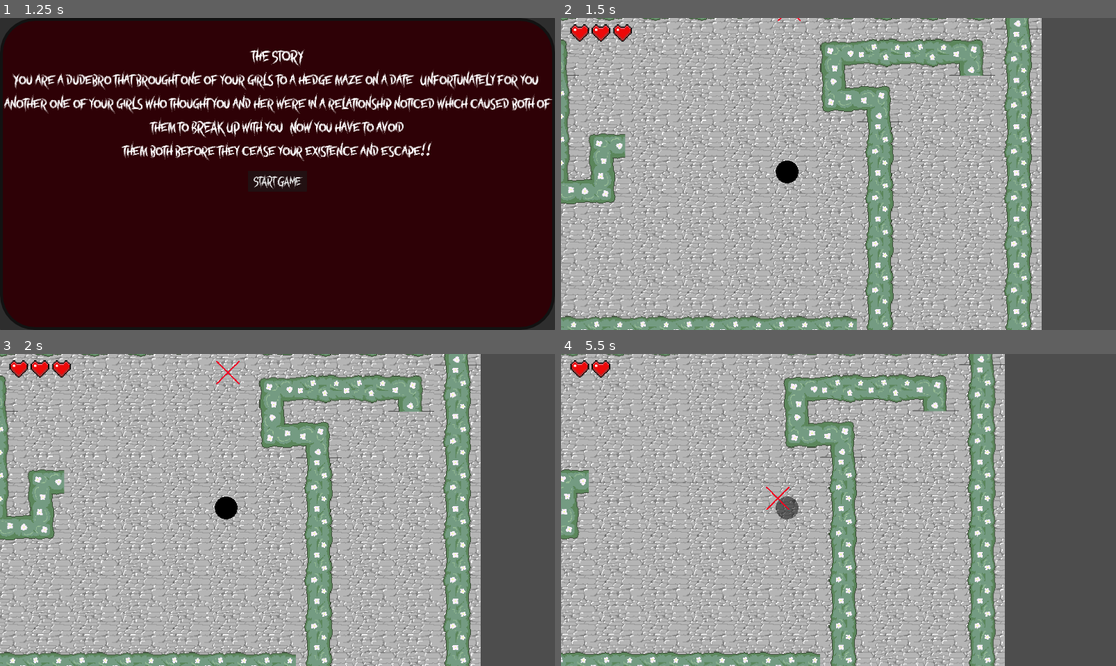
Above: before the commit, frames 1-4 (two rows, left to right).
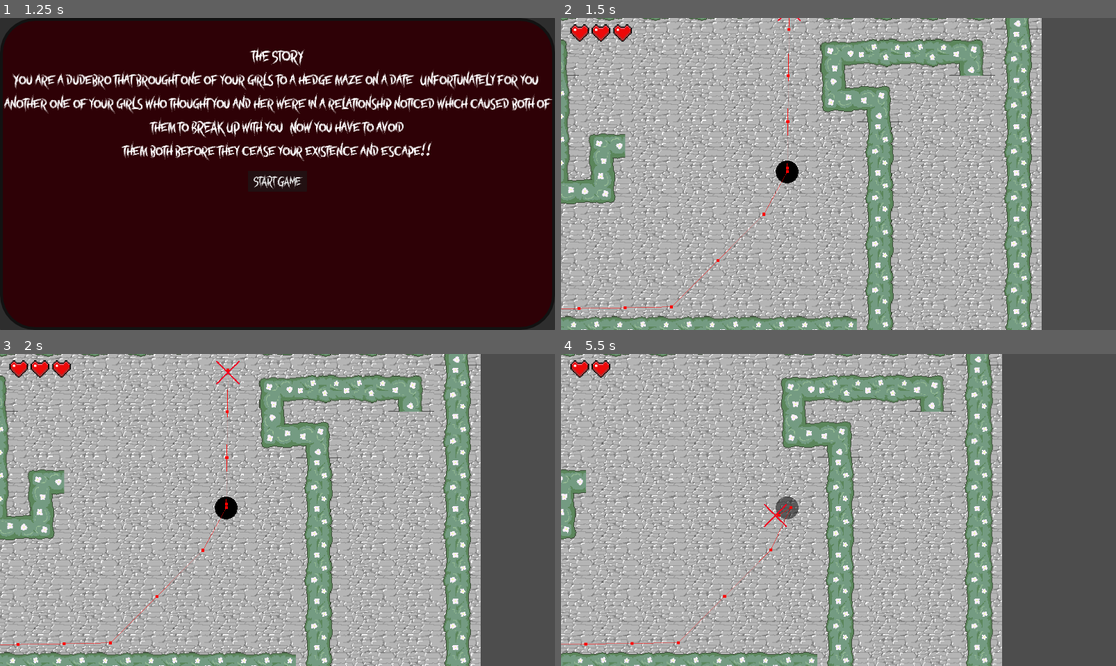
Above: after the commit, the same moments.

Repository: JoshKroft/2025GameJamSpring
Game: Godot game, scene res://Menus/StartMenu.tscn
The game is run twice, just before and just after one commit, with the same random seed, the same clock (stepped at 60 frames per second) and the same inputs.
Inputs:
- Up to frame 1 (1.25 s): click "START" at 0.5 s
- Up to frame 2 (1.5 s): click "START GAME" at 1.25 s
- Up to frame 3 (2 s): no input
- Up to frame 4 (5.5 s): hold D (right) 2.03-2.78 s; hold S (down) 2.78-3.53 s; hold D (right) 3.53-4.28 s; hold W (up) 4.28-5.03 s; hold A (left) from 5.03 s (still down)

Frame 1 is identical in both runs. In frame 2, 0.2% of the frame differs, in the area x 0-42%, y 0-94%; in frame 3, 0.2%; in frame 4, 30%, in the area x 0-80%, y 0-100%.

Commit message:
navigation changed a bit

Diff:
--- a/2025 Game Jam.tscn
+++ b/2025 Game Jam.tscn
@@ -10,22 +10,28 @@
 outlines = Array[PackedVector2Array]([PackedVector2Array(-31.9465, -32.6409, 32.3433, -32.6409, 31.748, 32.2441, -32.1449, 32.2441)])
 agent_radius = 0.0
 
-[sub_resource type="NavigationPolygon" id="NavigationPolygon_xk3fe"]
-vertices = PackedVector2Array(-16.8672, 32.2422, -31.9453, 32.6406, -33.3359, -32.4453, -16.8672, -13.9922, 32.1484, -31.8438, 32.3438, -14.5859, 31.75, 31.8438, 15.875, 31.25, 15.2813, 17.1641, 31.9453, 17.1641)
-polygons = Array[PackedInt32Array]([PackedInt32Array(0, 1, 2, 3), PackedInt32Array(3, 2, 4, 5), PackedInt32Array(6, 7, 8, 9)])
-outlines = Array[PackedVector2Array]([PackedVector2Array(-33.3354, -32.4425, 32.1449, -31.8472, 32.3433, -14.5842, -16.8661, -13.989, -16.8661, 32.2441, -31.9465, 32.6409), PackedVector2Array(15.2787, 17.1638, 15.874, 31.252, 31.748, 31.8472, 31.9464, 17.1638)])
-agent_radius = 0.0
-
-[sub_resource type="NavigationPolygon" id="NavigationPolygon_s1ahg"]
-vertices = PackedVector2Array(31.5469, 32.0469, -32.1484, 31.8438, -32.3438, 19.9453, 31.75, 19.1484, 31.75, -18.3516, -31.9453, -18.5547, -32.3438, -32.2422, 31.9453, -32.4453)
+[sub_resource type="NavigationPolygon" id="NavigationPolygon_x184b"]
+vertices = PackedVector2Array(31.6484, 31.1563, -32.2422, 31.75, -31.8438, 23.0156, 32.2422, 22.6172, 31.8438, -25.9922, -32.2422, -26.3906, -32.0469, -32.1484, 32.0469, -32.1484)
 polygons = Array[PackedInt32Array]([PackedInt32Array(0, 1, 2, 3), PackedInt32Array(4, 5, 6, 7)])
-outlines = Array[PackedVector2Array]([PackedVector2Array(-32.3433, -32.2441, 31.9464, -32.4425, 31.748, -18.3543, -31.9465, -18.5528), PackedVector2Array(-32.3433, 19.9417, 31.748, 19.148, 31.5496, 32.0457, -32.1449, 31.8472)])
-agent_radius = 0.0
-
-[sub_resource type="NavigationPolygon" id="NavigationPolygon_wv2q4"]
-vertices = PackedVector2Array(-31.9453, 32.6406, -33.3359, -32.4453, -16.0703, -32.0469, -15.6719, 16.3672, 32.3438, 31.8438, 32.3438, 15.5781, 31.9453, -15.9766, 17.4609, -16.1719, 16.0703, -31.4531, 31.5469, -32.2422)
-polygons = Array[PackedInt32Array]([PackedInt32Array(0, 1, 2, 3), PackedInt32Array(4, 0, 3, 5), PackedInt32Array(6, 7, 8, 9)])
-outlines = Array[PackedVector2Array]([PackedVector2Array(-33.3354, -32.4425, -16.0724, -32.0457, -15.6756, 16.3701, 32.3433, 15.5764, 32.3433, 31.8472, -31.9465, 32.6409), PackedVector2Array(17.4614, -16.1716, 16.0724, -31.4504, 31.5496, -32.2441, 31.9464, -15.9732)])
+outlines = Array[PackedVector2Array]([PackedVector2Array(-31.8472, 23.0173, 32.2441, 22.6205, 31.6488, 31.1527, -32.2441, 31.748), PackedVector2Array(-32.0457, -32.1449, 32.0457, -32.1449, 31.8472, -25.9937, -32.2441, -26.3905)])
+agent_radius = 0.0
+
+[sub_resource type="NavigationPolygon" id="NavigationPolygon_4w002"]
+vertices = PackedVector2Array(-21.1328, -16.4688, -20.7344, 32.7422, -32.2422, 31.75, -31.8438, -31.5469, 32.4453, -32.7422, 31.8438, -19.25, 32.8359, 24.0078, 31.8438, 31.9453, 23.1172, 31.75, 22.9219, 23.4141)
+polygons = Array[PackedInt32Array]([PackedInt32Array(0, 1, 2, 3), PackedInt32Array(0, 3, 4, 5), PackedInt32Array(6, 7, 8, 9)])
+outlines = Array[PackedVector2Array]([PackedVector2Array(-31.8472, -31.5496, 32.4425, -32.7401, 31.8472, -19.2472, -21.1323, -16.4693, -20.7354, 32.7401, -32.2441, 31.748), PackedVector2Array(23.1165, 31.748, 22.9181, 23.4142, 32.8394, 24.0094, 31.8472, 31.9464)])
+agent_radius = 0.0
+
+[sub_resource type="NavigationPolygon" id="NavigationPolygon_a2qfy"]
+vertices = PackedVector2Array(31.6484, 31.1563, -32.2422, 31.75, -31.8438, 23.0156, 32.2422, 22.6172, 31.8438, -25.9922, -32.2422, -26.3906, -32.0469, -32.1484, 32.0469, -32.1484)
+polygons = Array[PackedInt32Array]([PackedInt32Array(0, 1, 2, 3), PackedInt32Array(4, 5, 6, 7)])
+outlines = Array[PackedVector2Array]([PackedVector2Array(-31.8472, 23.0173, 32.2441, 22.6205, 31.6488, 31.1527, -32.2441, 31.748), PackedVector2Array(-32.0457, -32.1449, 32.0457, -32.1449, 31.8472, -25.9937, -32.2441, -26.3905)])
+agent_radius = 0.0
+
+[sub_resource type="NavigationPolygon" id="NavigationPolygon_5ua6b"]
+vertices = PackedVector2Array(-21.1328, 21.8281, 32.2422, 22.6172, 31.6484, 31.1563, -32.2422, 31.75, -31.8438, -31.5469, -20.7344, -31.75, 31.4531, -24.4063, 24.3047, -23.2188, 24.1094, -31.75, 32.2422, -31.75)
+polygons = Array[PackedInt32Array]([PackedInt32Array(0, 1, 2, 3), PackedInt32Array(0, 3, 4, 5), PackedInt32Array(6, 7, 8, 9)])
+outlines = Array[PackedVector2Array]([PackedVector2Array(-31.8472, -31.5496, -20.7354, -31.748, -21.1323, 21.8268, 32.2441, 22.6205, 31.6488, 31.1527, -32.2441, 31.748), PackedVector2Array(32.2441, -31.748, 24.1087, -31.748, 24.3071, -23.2157, 31.4504, -24.4063)])
 agent_radius = 0.0
 
 [sub_resource type="NavigationPolygon" id="NavigationPolygon_mc8st"]
@@ -46,10 +52,10 @@
 outlines = Array[PackedVector2Array]([PackedVector2Array(15.4772, -32.0457, 32.1449, -32.4425, 31.5496, 32.0457, 14.8819, 31.252, 15.0803, -17.1638, -32.5417, -16.7669, -32.5417, -31.6488), PackedVector2Array(-31.9465, 15.9732, -18.2551, 16.3701, -17.4614, 30.8551, -31.9465, 31.0535)])
 agent_radius = 0.0
 
-[sub_resource type="NavigationPolygon" id="NavigationPolygon_bx411"]
-vertices = PackedVector2Array(18.0547, -31.8438, 32.1484, -32.4453, 31.5469, 32.0469, 17.4609, 15.375, 14.8828, 31.25, -32.5391, 16.5703, -31.9453, 31.25, -16.0703, -31.8438, -15.4766, -17.3594, -31.9453, -16.1719, -31.75, -32.4453)
-polygons = Array[PackedInt32Array]([PackedInt32Array(0, 1, 2, 3), PackedInt32Array(3, 2, 4, 5), PackedInt32Array(5, 4, 6), PackedInt32Array(7, 8, 9, 10)])
-outlines = Array[PackedVector2Array]([PackedVector2Array(32.1449, -32.4425, 31.5496, 32.0457, 14.8819, 31.252, -31.9465, 31.252, -32.5417, 16.5685, 17.4614, 15.378, 18.0567, -31.8472), PackedVector2Array(-31.748, -32.4425, -16.0724, -31.8472, -15.4772, -17.3622, -31.9465, -16.1716)])
+[sub_resource type="NavigationPolygon" id="NavigationPolygon_he1rc"]
+vertices = PackedVector2Array(21.7266, 19.0469, 25.2969, -31.75, 31.6484, -32.5391, 32.2422, 22.6172, 31.6484, 31.1563, -32.2422, 31.75, -31.8438, 23.0156, -26.6875, -25.3984, -32.2422, -25.5938, -32.6406, -32.1484, -26.2891, -32.3438)
+polygons = Array[PackedInt32Array]([PackedInt32Array(0, 1, 2, 3, 4), PackedInt32Array(4, 5, 6, 0), PackedInt32Array(7, 8, 9, 10)])
+outlines = Array[PackedVector2Array]([PackedVector2Array(-31.8472, 23.0173, 21.7275, 19.0488, 25.2992, -31.748, 31.6488, -32.5417, 32.2441, 22.6205, 31.6488, 31.1527, -32.2441, 31.748), PackedVector2Array(-32.6409, -32.1449, -26.2913, -32.3433, -26.6882, -25.3984, -32.2441, -25.5968)])
 agent_radius = 0.0
 
 [sub_resource type="TileSetAtlasSource" id="TileSetAtlasSource_43iyq"]
@@ -58,7 +64,7 @@
 0:0/0 = 0
 0:0/0/navigation_layer_0/polygon = SubResource("NavigationPolygon_21kby")
 1:0/0 = 0
-1:0/0/physics_layer_0/polygon_0/points = PackedVector2Array(-18.125, -15.8125, 1.5, -17.5625, 32.125, -15.9375, 31.75, 16.5625, 16.125, 17.3125, 17, 31.9375, -16.625, 31.8125, -18.375, 25.8125, -19.125, -8.0625)
+1:0/0/physics_layer_0/polygon_0/points = PackedVector2Array(-15.9063, -14.5, 32.085, -13.9654, 31.7314, 16.0867, 15.9983, 16.9706, 14.9376, 32.7037, -16.3518, 32.8805)
 2:0/0 = 0
 2:0/0/physics_layer_0/polygon_0/points = PackedVector2Array(-16.25, -32.3125, 16.125, -32.1875, 17.75, -16.0625, 32.125, -15.9375, 31.75, 16.5625, 16.125, 17.3125, -15, 19.4375, -18.125, -7.9375)
 3:0/0 = 0
@@ -68,9 +74,10 @@
 10:0/0 = 0
 11:0/0 = 0
 0:1/0 = 0
-0:1/0/physics_layer_0/polygon_0/points = PackedVector2Array(-32.375, -17.1875, 15.75, -19.3125, 17.5, 0.5625, 16.625, 32.1875, -17.5, 31.8125, -18.25, 15.8125, -32.375, 16.0625)
+0:1/0/physics_layer_0/polygon_0/points = PackedVector2Array(-16.3518, 32.1734, 14.2305, 32.3501, 8.57367, -12.3744, -31.3779, -15.7331, -32.085, 16.0867, -20.948, 18.3848)
 1:1/0 = 0
 1:1/0/physics_layer_0/polygon_0/points = PackedVector2Array(-32.375, -17.1875, 32, -19.9375, 32.25, 15.4375, 9.625, 20.1875, -18.25, 15.8125, -32.375, 16.0625)
+1:1/0/navigation_layer_0/polygon = SubResource("NavigationPolygon_x184b")
 2:1/0 = 0
 3:1/0 = 0
 3:1/0/physics_layer_0/polygon_0/points = PackedVector2Array(-16.25, -32.3125, 16.125, -32.1875, 19.125, -25.0625, 19.5, 16.0625, -1.625, 17.3125, -32, 15.8125, -31.75, -16.1875, -16.25, -17.3125)
@@ -84,13 +91,13 @@
 11:1/0 = 0
 0:2/0 = 0
 1:2/0 = 0
-1:2/0/physics_layer_0/polygon_0/points = PackedVector2Array(-18.125, -15.8125, 1.5, -17.5625, 32.125, -15.9375, 31.75, 16.5625, 16.125, 17.3125, 17, 31.9375, -16.625, 31.8125, -18.375, 25.8125, -19.125, -8.0625)
-1:2/0/navigation_layer_0/polygon = SubResource("NavigationPolygon_xk3fe")
+1:2/0/physics_layer_0/polygon_0/points = PackedVector2Array(-10.695, -8.48528, 32.085, -13.9654, 31.7314, 16.0867, 19.5338, 20.3293, 14.9376, 32.7037, -16.3518, 32.8805)
+1:2/0/navigation_layer_0/polygon = SubResource("NavigationPolygon_4w002")
 2:2/0 = 0
-2:2/0/physics_layer_0/polygon_0/points = PackedVector2Array(-16.25, -32.3125, 16.125, -32.1875, 17.75, -16.0625, 32.125, -15.9375, 31.75, 16.5625, 16.125, 17.3125, -15, 19.4375, -18.125, -7.9375)
-2:2/0/navigation_layer_0/polygon = SubResource("NavigationPolygon_wv2q4")
+2:2/0/physics_layer_0/polygon_0/points = PackedVector2Array(-15.2912, -32.3501, 15.1144, -32.5269, 19.5338, -17.5009, 32.085, -14.3189, 32.4385, 16.4402, -10.695, 12.5511)
+2:2/0/navigation_layer_0/polygon = SubResource("NavigationPolygon_5ua6b")
 3:2/0 = 0
-3:2/0/physics_layer_0/polygon_0/points = PackedVector2Array(-15.875, -32.0625, 17.125, -32.4375, 19.75, 10.8125, 20, 20.1875, 17, 31.9375, -16.625, 31.8125, -20.375, 10.6875)
+3:2/0/physics_layer_0/polygon_0/points = PackedVector2Array(-15.2912, -32.3501, 15.1144, -32.5269, 16.7054, 32.7037, -16.3518, 32.8805)
 3:2/0/navigation_layer_0/polygon = SubResource("NavigationPolygon_75fvc")
 4:2/0 = 0
 5:2/0 = 0
@@ -104,16 +111,16 @@
 0:3/0/physics_layer_0/polygon_0/points = PackedVector2Array(-15.875, -32.0625, 17.125, -32.4375, 19.75, 10.8125, 20, 20.1875, 17, 31.9375, -16.625, 31.8125, -20.375, 10.6875)
 1:3/0 = 0
 1:3/0/physics_layer_0/polygon_0/points = PackedVector2Array(-32.375, -17.1875, 32, -19.9375, 32.25, 15.4375, 9.625, 20.1875, -18.25, 15.8125, -32.375, 16.0625)
-1:3/0/navigation_layer_0/polygon = SubResource("NavigationPolygon_s1ahg")
+1:3/0/navigation_layer_0/polygon = SubResource("NavigationPolygon_a2qfy")
 2:3/0 = 0
-2:3/0/physics_layer_0/polygon_0/points = PackedVector2Array(-15.875, -32.0625, 17.125, -32.4375, 19.75, 10.8125, 20, 20.1875, 17, 31.9375, -16.625, 31.8125, -20.375, 10.6875)
+2:3/0/physics_layer_0/polygon_0/points = PackedVector2Array(-15.2912, -32.3501, 15.1144, -32.5269, 16.7054, 32.7037, -16.3518, 32.8805)
 2:3/0/navigation_layer_0/polygon = SubResource("NavigationPolygon_mc8st")
 3:3/0 = 0
-3:3/0/physics_layer_0/polygon_0/points = PackedVector2Array(-32.375, -17.1875, 15.75, -19.3125, 17.5, 0.5625, 16.625, 32.1875, -17.5, 31.8125, -18.25, 15.8125, -32.375, 16.0625)
+3:3/0/physics_layer_0/polygon_0/points = PackedVector2Array(-16.3518, 32.1734, 14.2305, 32.3501, 8.57367, -12.3744, -31.3779, -15.7331, -32.085, 16.0867, -20.948, 18.3848)
 3:3/0/navigation_layer_0/polygon = SubResource("NavigationPolygon_fv8k7")
 4:3/0 = 0
-4:3/0/physics_layer_0/polygon_0/points = PackedVector2Array(-16.25, -32.3125, 16.125, -32.1875, 19.125, -25.0625, 19.5, 16.0625, -1.625, 17.3125, -32, 15.8125, -31.75, -16.1875, -16.25, -17.3125)
-4:3/0/navigation_layer_0/polygon = SubResource("NavigationPolygon_bx411")
+4:3/0/physics_layer_0/polygon_0/points = PackedVector2Array(-15.2912, -32.3501, 15.1144, -32.5269, 13.1699, 11.3137, -32.085, 16.0867, -32.2617, -15.5563, -17.5893, -19.6222)
+4:3/0/navigation_layer_0/polygon = SubResource("NavigationPolygon_he1rc")
 5:3/0 = 0
 6:3/0 = 0
 7:3/0 = 0
@@ -313,6 +320,7 @@
 
 [node name="CrazyEx" parent="." instance=ExtResource("5_mlgw5")]
 position = Vector2(-68, -239)
+collision_layer = 4
 
 [node name="WinArea" type="Area2D" parent="."]
 position = Vector2(-71, -255)
--- a/Tiles/crazy_exalmost.tscn
+++ b/Tiles/crazy_exalmost.tscn
@@ -26,6 +26,7 @@
 texture = ExtResource("2_wpuuu")
 
 [node name="NavigationAgent2D" type="NavigationAgent2D" parent="." groups=["Player"]]
+debug_enabled = true
 
 [node name="Hurtbox" type="Area2D" parent="." groups=["Player"]]
 
Not shown: 1 places in 2025 Game Jam.tscn that only renumber resources
